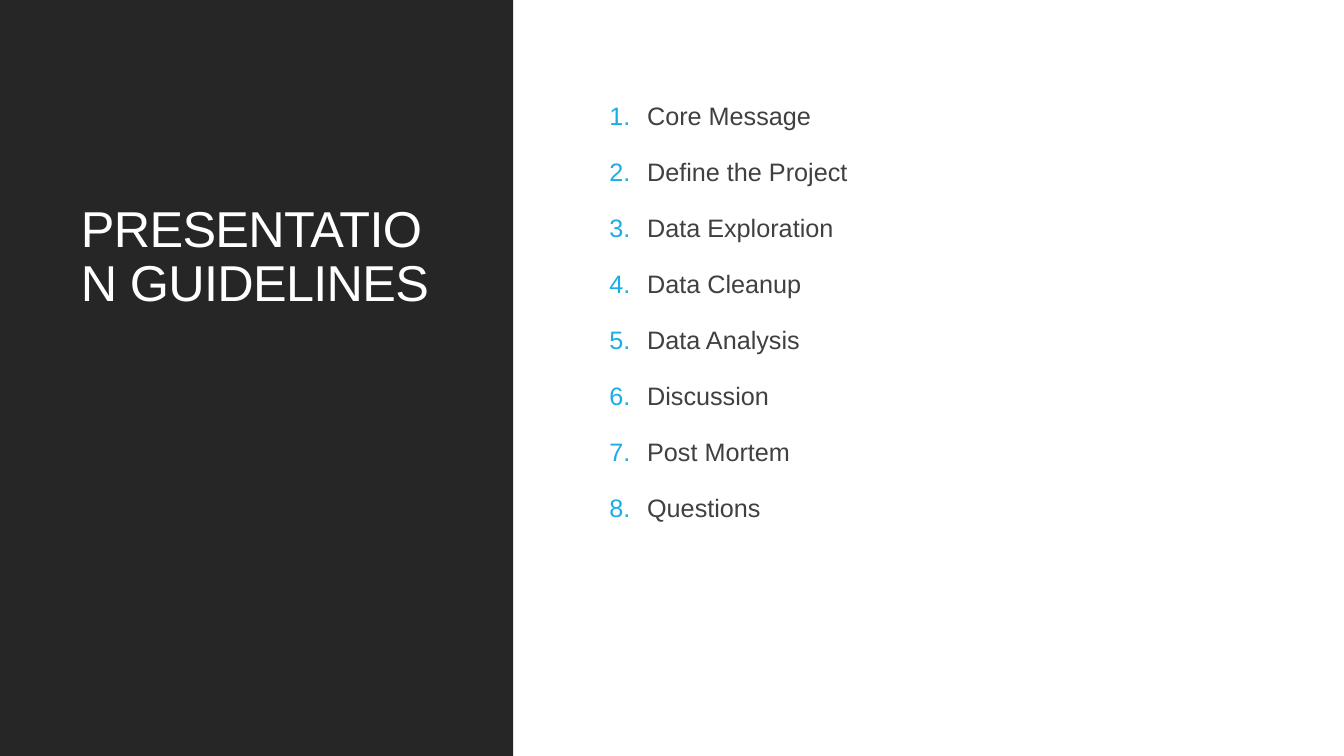
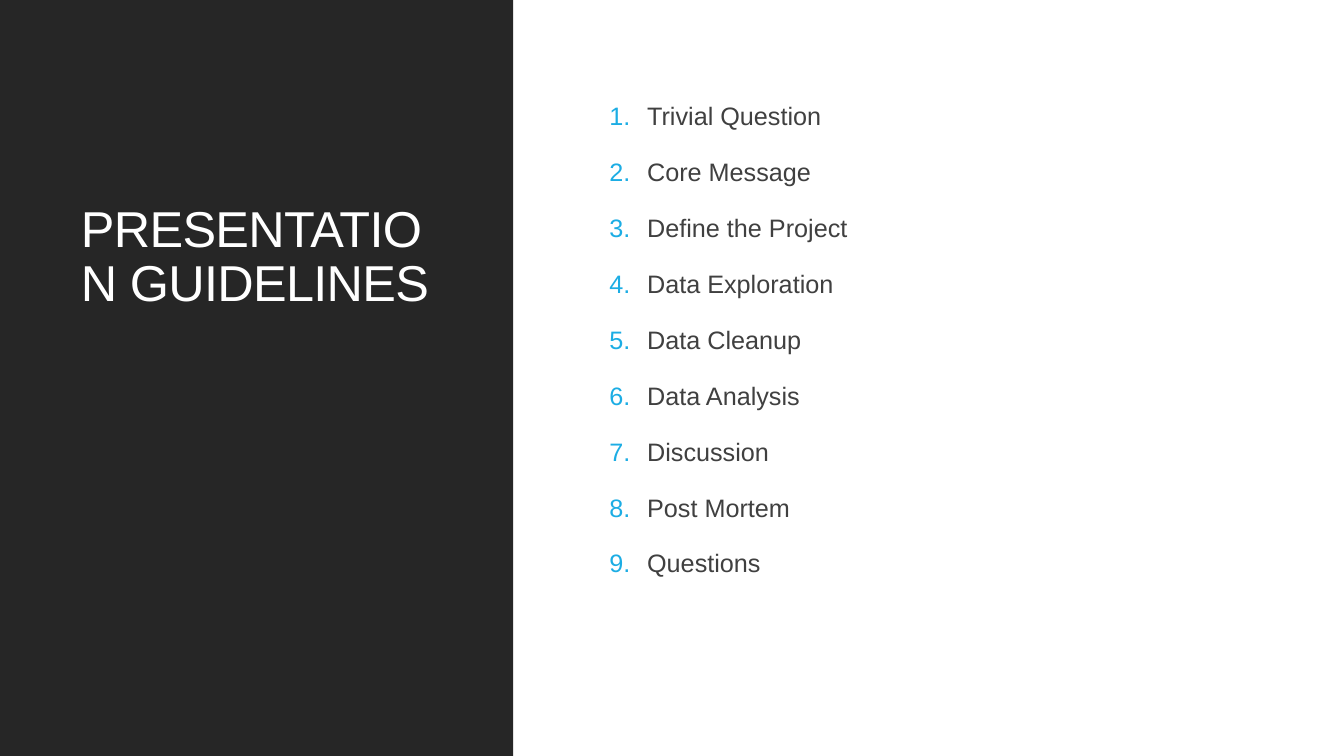
Before and after one commit to cbeachey/project1_influencers, a slide deck: slide 2 of Effects of Sugar Consumption.pptx (slide 10 before the commit). Drawn at 1344x756 pixels with LibreOffice and Linux fonts; fonts in the diff are those of the drawing. Boxes give left, top, right and bottom in pixels: in the first picture for what was removed or moved away, otherwise in the second. Text is boxed around its words. In the diff, an @@ line names an element or a change of style, - is before the commit and + after.

```diff
--- a/Effects of Sugar Consumption.pptx
+++ b/Effects of Sugar Consumption.pptx
@@ text at (647,106,821,130): paragraph added @@
+1. Trivial Question
```
Also in this commit, not shown: 2 other slides changed, 8 slides added, 2 slides removed, 1 other file.
